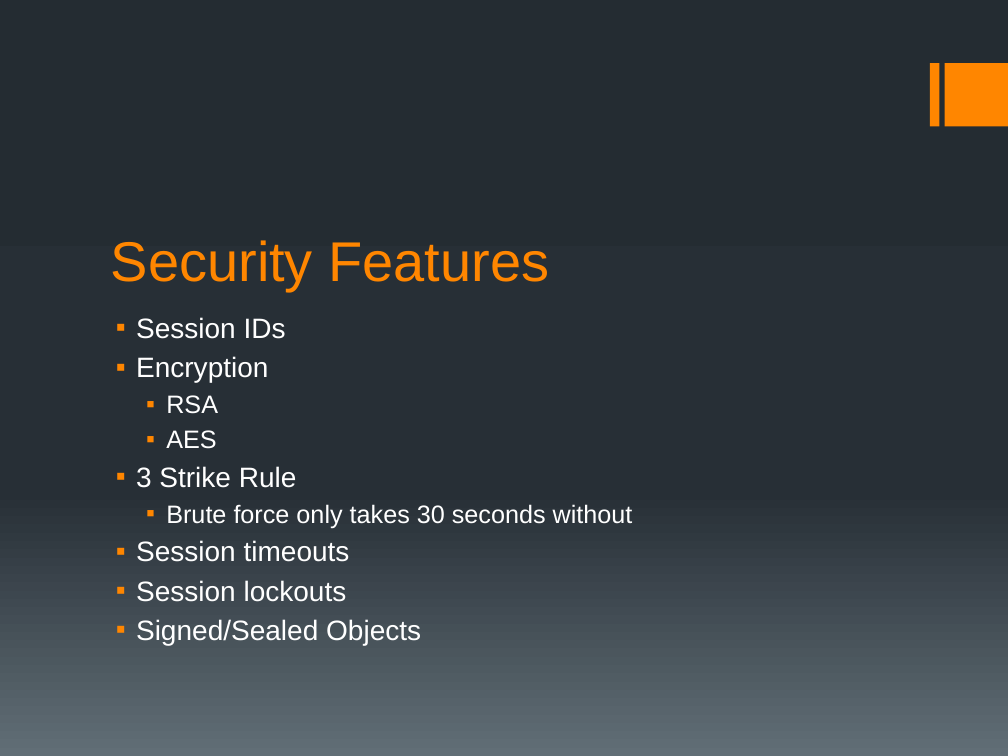
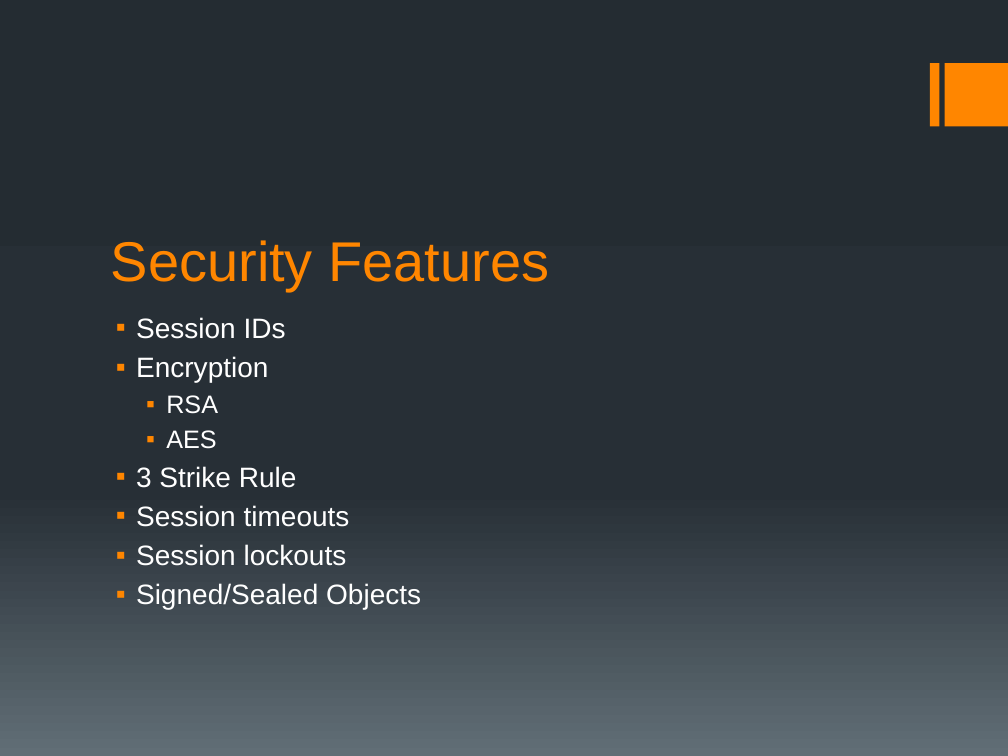
Before and after one commit to avr6130/ATM-BANK, a slide deck: slide 13 of deliverables/G2 Bank and ATM System.pptx (slide 12 before the commit). Drawn at 1008x756 pixels with LibreOffice and Linux fonts; fonts in the diff are those of the drawing. Boxes give left, top, right and bottom in pixels: in the first picture for what was removed or moved away, otherwise in the second. Text is boxed around its words. In the diff, an @@ line names an element or a change of style, - is before the commit and + after.

```diff
--- a/deliverables/G2 Bank and ATM System.pptx
+++ b/deliverables/G2 Bank and ATM System.pptx
@@ text at (166,504,633,528): paragraph removed @@
-  ▪ Brute force only takes 30 seconds without
```
Also in this commit, not shown: 4 other slides changed, 1 slide removed, 1 other file.
